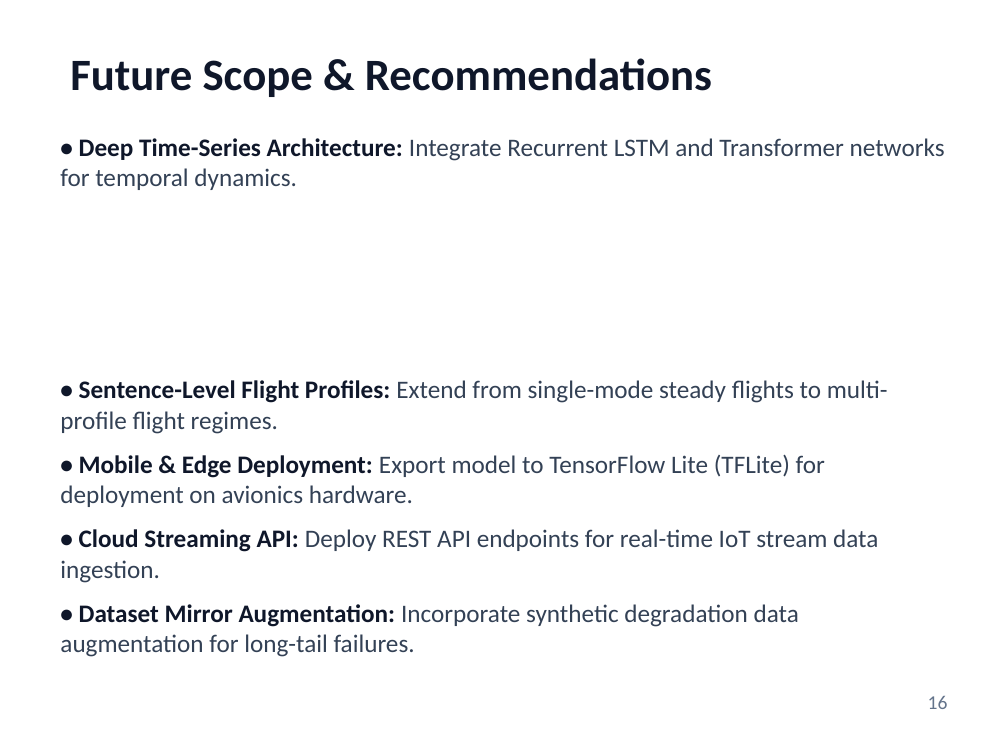
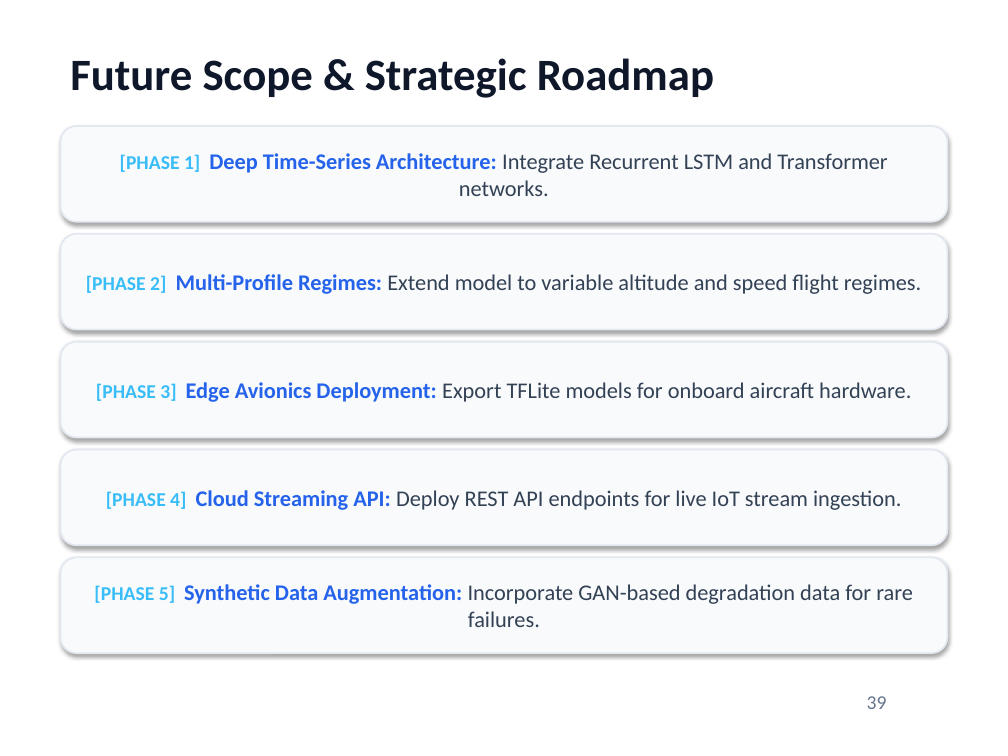
Before and after one commit to PiyushTiwari2051/Predictive-Master, a slide deck: slide 39 of Internship Presentation PPTs Template Final.pptx (slide 16 before the commit). Drawn at 1008x756 pixels with LibreOffice and Linux fonts; fonts in the diff are those of the drawing. Boxes give left, top, right and bottom in pixels: in the first picture for what was removed or moved away, otherwise in the second. Text is boxed around its words. In the diff, an @@ line names an element or a change of style, - is before the commit and + after.

```diff
--- a/Internship Presentation PPTs Template Final.pptx
+++ b/Internship Presentation PPTs Template Final.pptx
@@ text at [70,58,714,98]: text changed @@
-Future Scope & Recommendations
+Future Scope & Strategic Roadmap
@@ text removed at [60,138,945,657] @@
-• Deep Time-Series Architecture: Integrate Recurrent LSTM and Transformer networks for temporal dynamics.
-• Sentence-Level Flight Profiles: Extend from single-mode steady flights to multi-profile flight regimes.
-• Mobile & Edge Deployment: Export model to TensorFlow Lite (TFLite) for deployment on avionics hardware.
-• Cloud Streaming API: Deploy REST API endpoints for real-time IoT stream data ingestion.
-• Dataset Mirror Augmentation: Incorporate synthetic degradation data augmentation for long-tail failures.
@@ rounded rectangle added at [60,126,948,222], fill #F8FAFC, outline #E2E8F0 1.2 pt, 16 pt, text #334155 @@
+[PHASE 1] Deep Time-Series Architecture: Integrate Recurrent LSTM and Transformer networks.
@@ rounded rectangle added at [60,234,948,330], fill #F8FAFC, outline #E2E8F0 1.2 pt, 16 pt, text #334155 @@
+[PHASE 2] Multi-Profile Regimes: Extend model to variable altitude and speed flight regimes.
@@ rounded rectangle added at [60,342,948,437], fill #F8FAFC, outline #E2E8F0 1.2 pt, 16 pt, text #334155 @@
+[PHASE 3] Edge Avionics Deployment: Export TFLite models for onboard aircraft hardware.
@@ rounded rectangle added at [60,450,948,545], fill #F8FAFC, outline #E2E8F0 1.2 pt, 16 pt, text #334155 @@
+[PHASE 4] Cloud Streaming API: Deploy REST API endpoints for live IoT stream ingestion.
@@ rounded rectangle added at [60,557,948,653], fill #F8FAFC, outline #E2E8F0 1.2 pt, 16 pt, text #334155 @@
+[PHASE 5] Synthetic Data Augmentation: Incorporate GAN-based degradation data for rare failures.
@@ text at [867,696,887,709]: text changed @@
-16
+39
```
Also in this commit, not shown: 8 other slides changed, 33 slides added, 9 slides removed, 1 other file.
